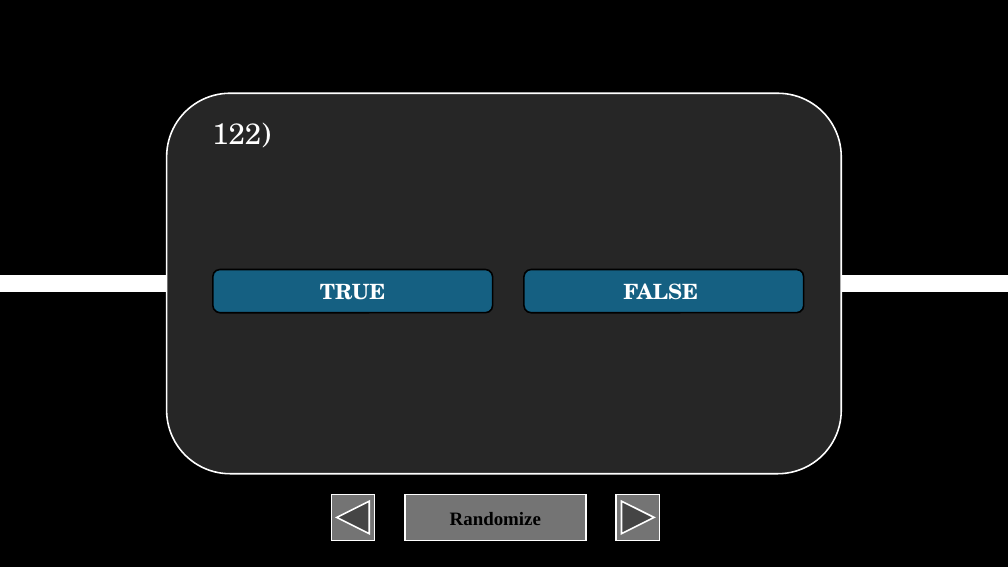
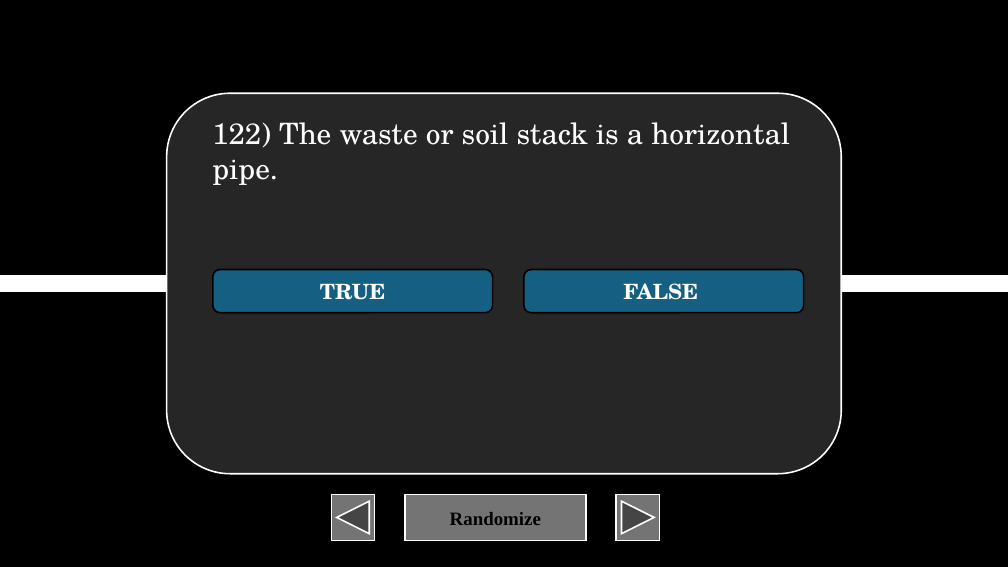
Before and after one commit to XIvanSolomonX/Archi-Reviewer, a slide deck: slide 123 of BulUti2.pptm. Drawn at 1008x567 pixels with LibreOffice and Linux fonts; fonts in the diff are those of the drawing. Boxes give left, top, right and bottom in pixels: in the first picture for what was removed or moved away, otherwise in the second. Text is boxed around its words. In the diff, an @@ line names an element or a change of style, - is before the commit and + after.

```diff
--- a/BulUti2.pptm
+++ b/BulUti2.pptm
@@ text at box(212, 122, 790, 185): text changed @@
-122)
+122) The waste or soil stack is a horizontal pipe.
```
Also in this commit, not shown: 11 other slides changed, 57 slides added, 1 other file.
